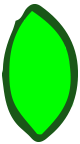
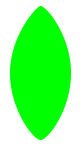
Comparing the layer stacks of the two 80px x 144px images. Changes:
removed layer "Layer 2" (was 25%) over [2, 4, 78, 142]
painted on "Vector Smart Object" over [2, 4, 78, 142]
removed layer "Layer 1" over [8, 8, 74, 136]
